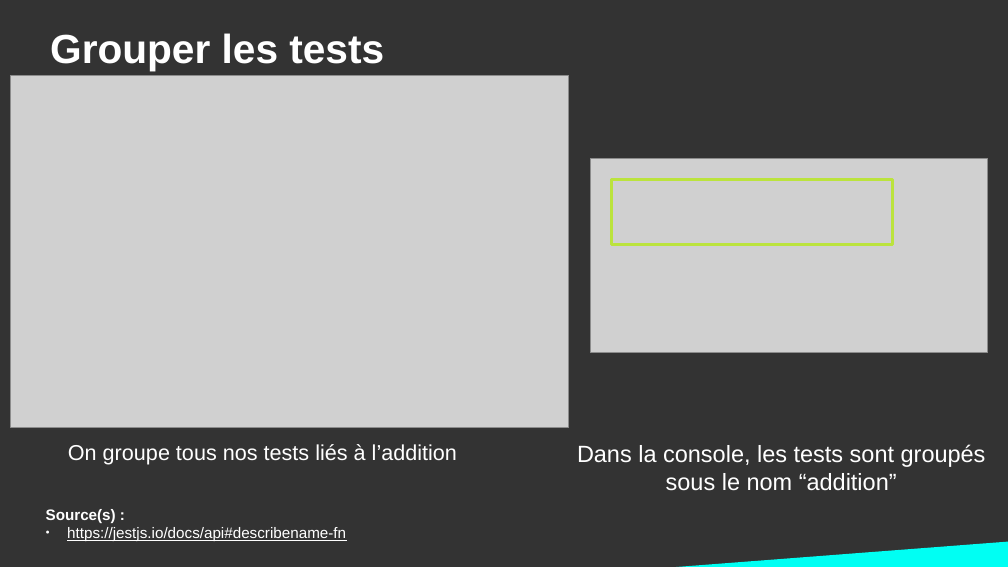
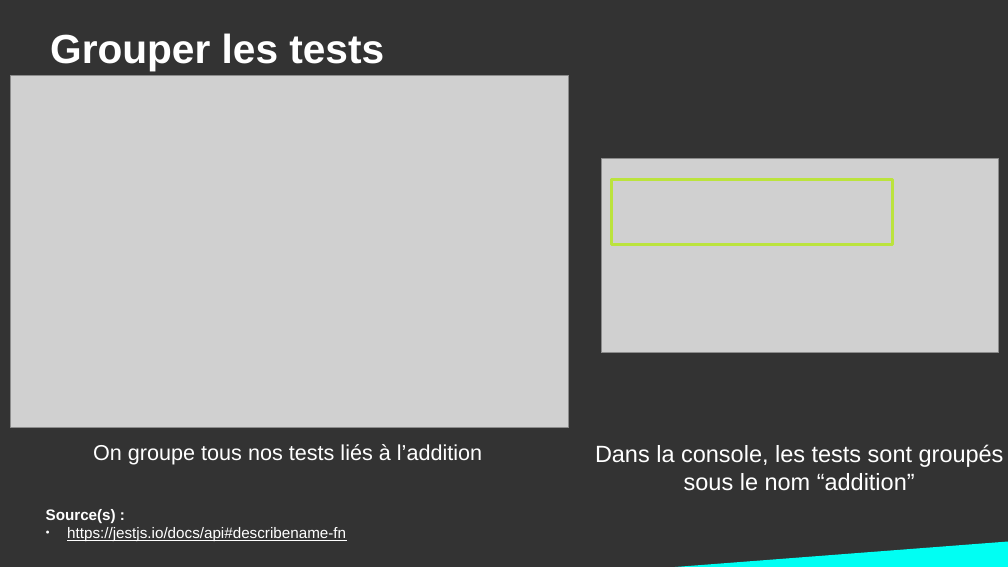
Before and after one commit to DanYellow/cours, a slide deck: slide 23 of developpement-front-s5/travaux-pratiques/numero-1/presentation.odp. Drawn at 1008x567 pixels with LibreOffice and Linux fonts; fonts in the diff are those of the drawing; grey boxes stand for pictures. Boxes give left, top, right and bottom in pixels: in the first picture for what was removed or moved away, otherwise in the second. Text is boxed around its words. In the diff, an @@ line names an element or a change of style, - is before the commit and + after.

```diff
--- a/developpement-front-s5/travaux-pratiques/numero-1/presentation.odp
+++ b/developpement-front-s5/travaux-pratiques/numero-1/presentation.odp
@@ picture: place and size @@
-picture at [591, 158, 988, 353]
+picture at [601, 158, 998, 353]
@@ text "On groupe tous nos tests ...": place and size @@
-text "On groupe tous nos tests ..." at [68, 444, 457, 465]
+text "On groupe tous nos tests ..." at [93, 444, 482, 465]
@@ text "Dans la console, les tests ...": place and size @@
-text "Dans la console, les tests ..." at [577, 444, 986, 491]
+text "Dans la console, les tests ..." at [595, 444, 1004, 491]
```
Also in this commit, not shown: 2 other slides changed, 1 slide added, 2 other files.
